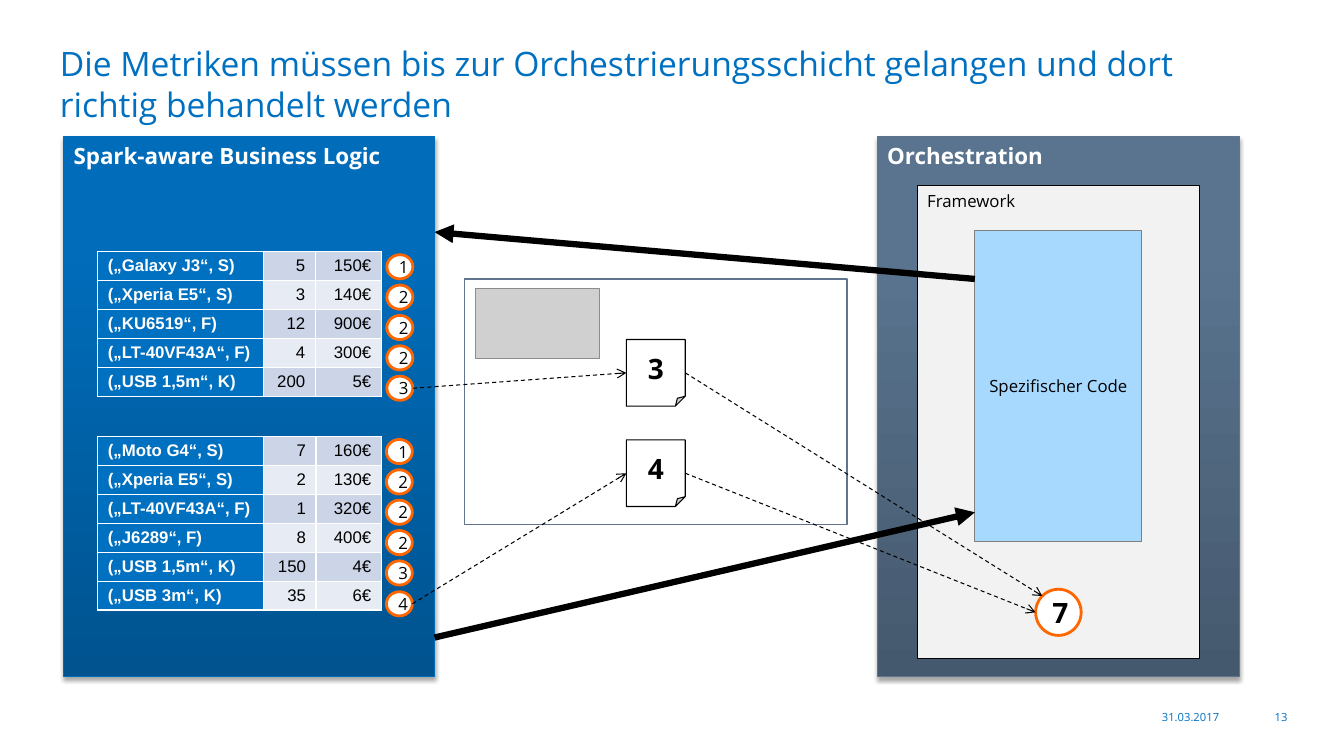
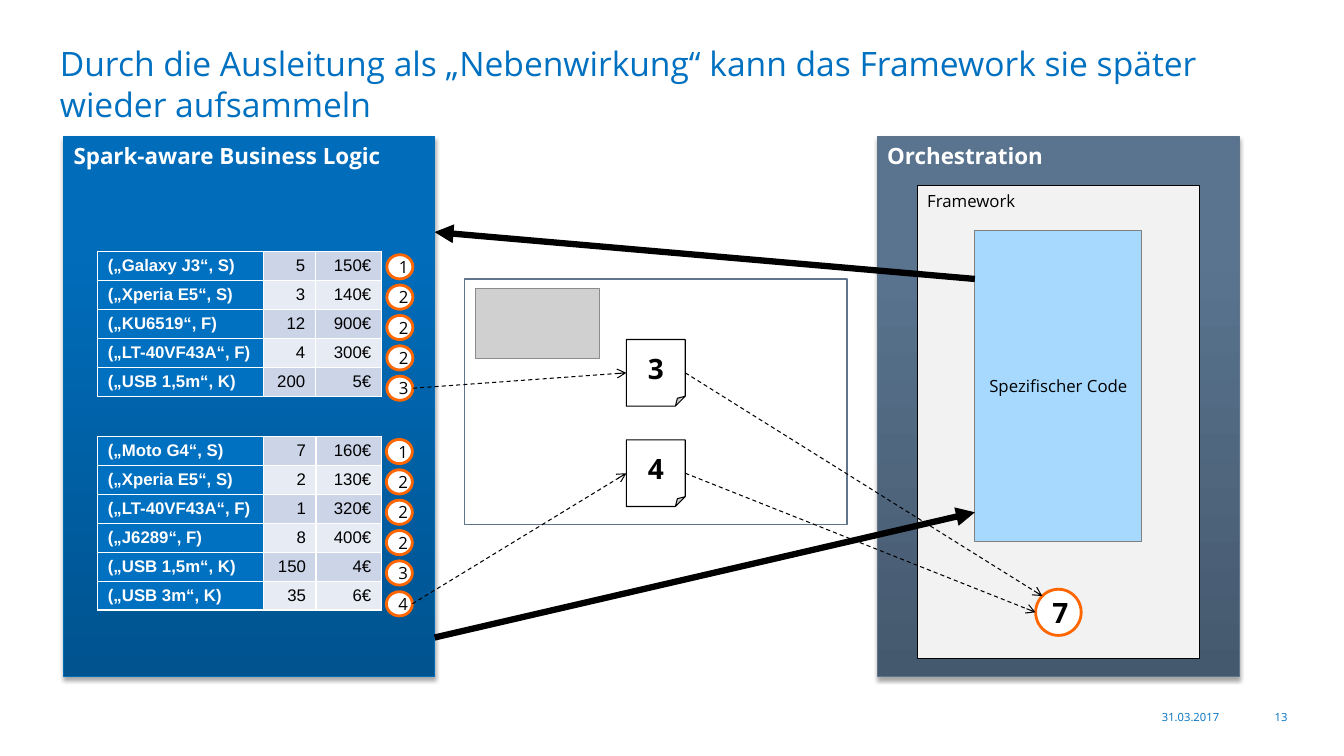
Before and after one commit to Skamandros/jug-saxony-workshop, a slide deck: slide 13 of src/slides/resources/2017-03-31-JUG-Saxony-Workshop-de.pptx. Drawn at 1344x756 pixels with LibreOffice and Linux fonts; fonts in the diff are those of the drawing; grey boxes stand for pictures; background and template pictures are left out. Boxes give left, top, right and bottom in pixels: in the first picture for what was removed or moved away, otherwise in the second. Text is boxed around its words. In the diff, an @@ line names an element or a change of style, - is before the commit and + after.

```diff
--- a/src/slides/resources/2017-03-31-JUG-Saxony-Workshop-de.pptx
+++ b/src/slides/resources/2017-03-31-JUG-Saxony-Workshop-de.pptx
@@ title at [60,50,1197,118]: text changed @@
-Die Metriken müssen bis zur Orchestrierungsschicht gelangen und dort richtig behandelt werden
+Durch die Ausleitung als „Nebenwirkung“ kann das Framework sie später wieder aufsammeln
```
Also in this commit, not shown: 1 other slide changed.
